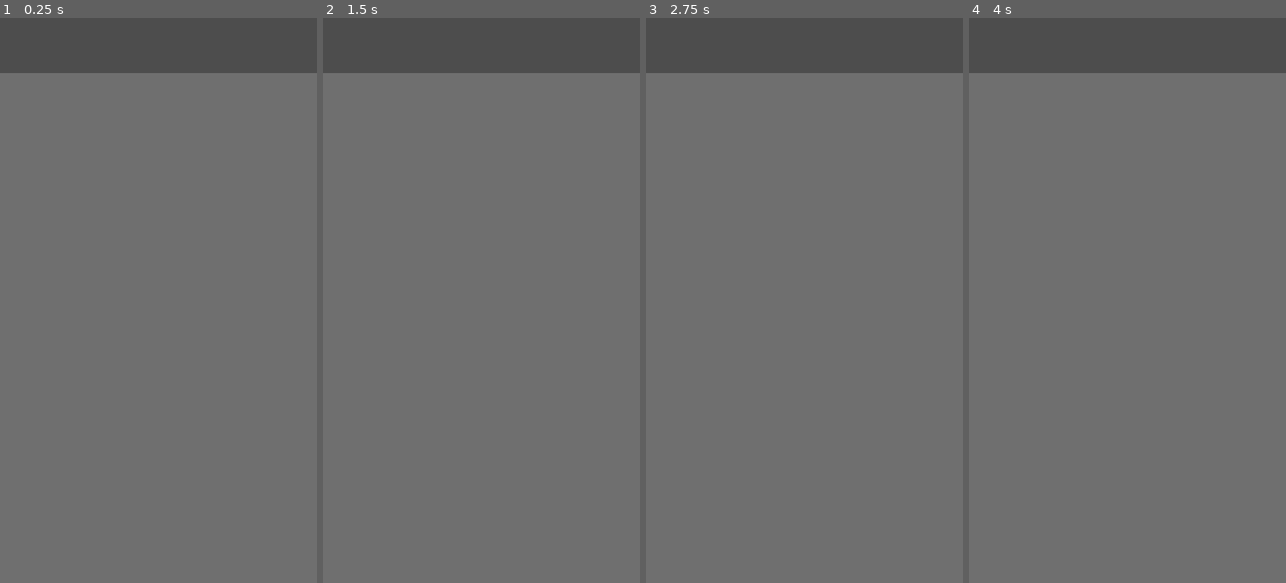
Above: before the commit, frames 1-4 (left to right).
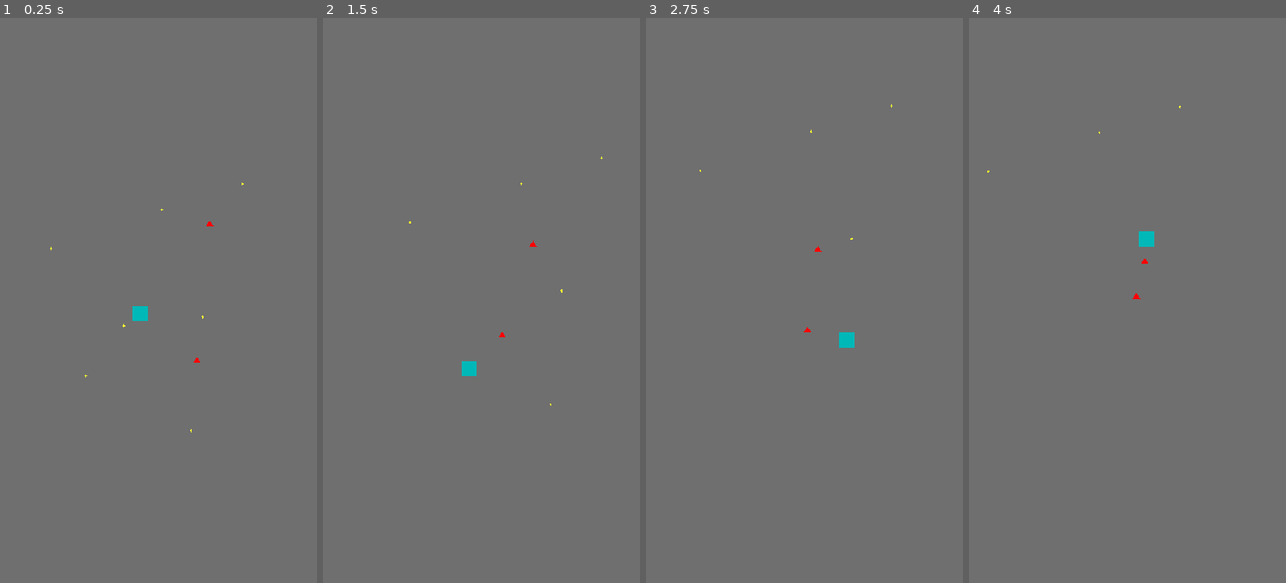
Above: after the commit, the same moments.

Repository: Optimist98/AI-Survivors
Game: Godot game, scene res://main.tscn
The game is run twice, just before and just after one commit, with the same random seed, the same clock (stepped at 60 frames per second) and the same inputs.
Inputs (mouse positions are in pixels of both pictures, inside the frame that each line leads up to):
- Up to frame 1 (0.25 s): no input
- Up to frame 2 (1.5 s): move the mouse to (551, 272) at 0.52 s; click (551, 272) at 0.6 s; move the mouse to (418, 328) at 1.27 s; click (418, 328) at 1.35 s
- Up to frame 3 (2.75 s): move the mouse to (836, 176) at 2.02 s; click (836, 176) at 2.1 s
- Up to frame 4 (4 s): move the mouse to (1111, 413) at 2.77 s; click (1111, 413) at 2.85 s; move the mouse to (1222, 385) at 3.52 s; click (1222, 385) at 3.6 s

The runs differ from the first frame. In frame 1, 9.9% of the frame differs, in the area x 0-100%, y 0-74%; in frame 2, 9.9%; in frame 3, 9.9%; in frame 4, 9.9%.

Commit message:
Map and gem

Diff:
--- a/Enemy.tscn
+++ b/Enemy.tscn
@@ -1,18 +1,17 @@
-[gd_scene load_steps=2 format=3 uid="uid://c2woau2a8dual"]
+[gd_scene format=3 uid="uid://c2woau2a8dual"]
 
 [sub_resource type="CircleShape2D" id="CircleShape2D_34dev"]
-radius = 6.08276
+radius = 6.0
 
-[node name="Enemy" type="CharacterBody2D"]
+[node name="Enemy" type="CharacterBody2D" unique_id=2094675423]
 position = Vector2(242, 295)
 
-[node name="Polygon2D" type="Polygon2D" parent="."]
+[node name="Polygon2D" type="Polygon2D" parent="." unique_id=71863982]
 position = Vector2(0, -1.14441e-05)
-scale = Vector2(1, 1.22222)
 color = Color(1, 0, 0, 1)
-polygon = PackedVector2Array(0, -6, -7, 3, 0, 3, 7, 3)
+polygon = PackedVector2Array(0, -7, -7, 3, 0, 3, 7, 3)
 
-[node name="CollisionShape2D" type="CollisionShape2D" parent="."]
+[node name="CollisionShape2D" type="CollisionShape2D" parent="." unique_id=759735850]
 shape = SubResource("CircleShape2D_34dev")
 
-[node name="Hitbox" type="Area2D" parent="."]
+[node name="Hitbox" type="Area2D" parent="." unique_id=1921591635]
--- a/Player.tscn
+++ b/Player.tscn
@@ -1,27 +1,24 @@
-[gd_scene load_steps=3 format=3 uid="uid://t54hvm2v42yj"]
+[gd_scene format=3 uid="uid://t54hvm2v42yj"]
 
 [sub_resource type="CircleShape2D" id="CircleShape2D_fniaf"]
-radius = 10.3219
+radius = 14.0
 
 [sub_resource type="CircleShape2D" id="CircleShape2D_ojul4"]
-radius = 27.0
+radius = 100.0
 
-[node name="Player" type="CharacterBody2D"]
-position = Vector2(260, 498)
+[node name="Player" type="CharacterBody2D" unique_id=773232642]
+position = Vector2(1500, 1500)
 
-[node name="Polygon2D" type="Polygon2D" parent="."]
+[node name="Polygon2D" type="Polygon2D" parent="." unique_id=1313404270]
 position = Vector2(-1.52588e-05, -1.52588e-05)
 scale = Vector2(1.6358, 1.45109)
 color = Color(0, 0.721569, 0.721569, 1)
-polygon = PackedVector2Array(-8.94654, -9.05471, 8, -9, 8, 9, -8.94654, 9)
+polygon = PackedVector2Array(-7.9472046, -8.95874, 7.9471436, -8.95874, 7.9471436, 8.958862, -7.9472046, 8.958862)
 
-[node name="CollisionShape2D" type="CollisionShape2D" parent="."]
-position = Vector2(-1, 0)
-scale = Vector2(1.36, 1.32)
+[node name="CollisionShape2D" type="CollisionShape2D" parent="." unique_id=374839022]
 shape = SubResource("CircleShape2D_fniaf")
 
-[node name="Radar" type="Area2D" parent="."]
+[node name="Radar" type="Area2D" parent="." unique_id=1347417177]
 
-[node name="CollisionShape2D" type="CollisionShape2D" parent="Radar"]
-scale = Vector2(4, 4)
+[node name="CollisionShape2D" type="CollisionShape2D" parent="Radar" unique_id=1575942098]
 shape = SubResource("CircleShape2D_ojul4")
--- /dev/null
+++ b/Scripts/Gem.gd
@@ -0,0 +1,16 @@
+extends Area2D
+
+
+# Called when the node enters the scene tree for the first time.
+func _ready() -> void:
+    pass # Replace with function body.
+
+
+# Called every frame. 'delta' is the elapsed time since the previous frame.
+func _process(delta: float) -> void:
+    pass
+
+
+func _on_body_entered(body):
+    if body.is_in_group("player"): # Убедись, что игрок в группе "player"
+        queue_free() # Кристалл удаляется из игры
--- a/Scripts/Player.gd
+++ b/Scripts/Player.gd
@@ -50,15 +50,24 @@
      danger[i] = max(danger[i], dot * panic_factor)
 
 func get_interest_weights():
- interest = [0, 0, 0, 0, 0, 0, 0, 0]
+    interest = [0, 0, 0, 0, 0, 0, 0, 0]
+    var gems = get_tree().get_nodes_in_group("gems")
 
- var center_of_map = Vector2(576, 324)
- var direction_to_center = (center_of_map - global_position).normalized()
+    if gems.size() > 0:
+        var closest_gem = null
+        var min_dist = 999999
+        for g in gems:
+            var dist = global_position.distance_to(g.global_position)
+            if dist < min_dist:
+                min_dist = dist
+                closest_gem = g
 
- for i in range(directions.size()):
-  var dot = directions[i].dot(direction_to_center)
-  if dot > 0:
-   interest[i] = dot * 1.0
+        if closest_gem:
+            var dir_to_gem = (closest_gem.global_position - global_position).normalized()
+            for i in range(directions.size()):
+                var dot = directions[i].dot(dir_to_gem)
+                if dot > 0:
+                    interest[i] = dot * 1.5
 
 @export var bullet_scene: PackedScene  # 👈 ВОТ ЭТО ОБЯЗАТЕЛЬНО
 
--- /dev/null
+++ b/gem.tscn
@@ -0,0 +1,18 @@
+[gd_scene format=3 uid="uid://m320mada21do"]
+
+[ext_resource type="Script" uid="uid://bpbb6qg7bd30" path="res://Scripts/Gem.gd" id="1_whk3i"]
+
+[sub_resource type="CircleShape2D" id="CircleShape2D_4ouxv"]
+radius = 3.0
+
+[node name="Gem" type="Area2D" unique_id=1393817956 groups=["gems"]]
+script = ExtResource("1_whk3i")
+
+[node name="CollisionShape2D" type="CollisionShape2D" parent="." unique_id=489801007]
+shape = SubResource("CircleShape2D_4ouxv")
+
+[node name="Polygon2D" type="Polygon2D" parent="." unique_id=652831502]
+color = Color(1, 1, 0.1764706, 1)
+polygon = PackedVector2Array(0, -3, -2, 0, 0, 3, 2, 0)
+
+[connection signal="body_entered" from="." to="." method="_on_body_entered"]
--- a/main.tscn
+++ b/main.tscn
@@ -4,14 +4,26 @@
 [ext_resource type="PackedScene" uid="uid://c2woau2a8dual" path="res://Enemy.tscn" id="2_2iko8"]
 [ext_resource type="Script" uid="uid://crf6wjlf1hghs" path="res://Scripts/Player.gd" id="2_3wbyf"]
 [ext_resource type="PackedScene" uid="uid://bc3nno6demh3p" path="res://bullet.tscn" id="3_lquwl"]
-[ext_resource type="Script" uid="uid://bh7ayw0m85821" path="res://Enemy.gd" id="4_y5s62"]
+[ext_resource type="PackedScene" uid="uid://m320mada21do" path="res://gem.tscn" id="4_7mycd"]
+[ext_resource type="Script" uid="uid://bh7ayw0m85821" path="res://Scripts/Enemy.gd" id="4_y5s62"]
 
 [sub_resource type="RectangleShape2D" id="RectangleShape2D_ilfgn"]
+size = Vector2(3000, 20)
+
+[sub_resource type="RectangleShape2D" id="RectangleShape2D_gd7ey"]
+size = Vector2(20, 3000)
+
+[sub_resource type="RectangleShape2D" id="RectangleShape2D_4ouxv"]
+size = Vector2(20, 3000)
 
 [node name="Main" type="Node2D" unique_id=524066236]
 
+[node name="Floor" type="ColorRect" parent="." unique_id=1143703729]
+offset_right = 3000.0
+offset_bottom = 3000.0
+color = Color(0.435294, 0.435294, 0.435294, 1)
+
 [node name="Player" parent="." unique_id=106796341 groups=["player"] instance=ExtResource("1_yiwbc")]
-position = Vector2(436, 386)
 script = ExtResource("2_3wbyf")
 bullet_scene = ExtResource("3_lquwl")
 
@@ -20,23 +32,53 @@
 drag_horizontal_enabled = true
 drag_vertical_enabled = true
 
+[node name="Gem" parent="." unique_id=1393817956 instance=ExtResource("4_7mycd")]
+position = Vector2(1506, 1346)
+
+[node name="Gem5" parent="." unique_id=863739294 instance=ExtResource("4_7mycd")]
+position = Vector2(1376, 1628)
+
+[node name="Gem6" parent="." unique_id=1306155605 instance=ExtResource("4_7mycd")]
+position = Vector2(1441, 1543)
+
+[node name="Gem7" parent="." unique_id=599855938 instance=ExtResource("4_7mycd")]
+position = Vector2(1556, 1721)
+
+[node name="Gem4" parent="." unique_id=1316042271 instance=ExtResource("4_7mycd")]
+position = Vector2(1575, 1528)
+
+[node name="Gem2" parent="." unique_id=1951041744 instance=ExtResource("4_7mycd")]
+position = Vector2(1643, 1302)
+
+[node name="Gem3" parent="." unique_id=650788895 instance=ExtResource("4_7mycd")]
+position = Vector2(1317, 1412)
+
 [node name="Enemy" parent="." unique_id=1289450568 groups=["enemies"] instance=ExtResource("2_2iko8")]
+position = Vector2(1599, 1355)
 script = ExtResource("4_y5s62")
 
 [node name="Enemy2" parent="." unique_id=1549097031 groups=["enemies"] instance=ExtResource("2_2iko8")]
-position = Vector2(425, 535)
+position = Vector2(1579, 1618)
 script = ExtResource("4_y5s62")
 
 [node name="EnemySpawner" type="Timer" parent="." unique_id=1139673458]
 
-[node name="Floor" type="ColorRect" parent="." unique_id=1143703729]
-offset_right = 3000.0
-offset_bottom = 3000.0
-color = Color(0.435294, 0.435294, 0.435294, 1)
-
 [node name="Walls" type="StaticBody2D" parent="." unique_id=829498542]
 
 [node name="TopWall" type="CollisionShape2D" parent="Walls" unique_id=853850565]
+position = Vector2(1500, 0)
 shape = SubResource("RectangleShape2D_ilfgn")
 
+[node name="BottomWall" type="CollisionShape2D" parent="Walls" unique_id=1554168891]
+position = Vector2(1500, 3000)
+shape = SubResource("RectangleShape2D_ilfgn")
+
+[node name="LeftWall" type="CollisionShape2D" parent="Walls" unique_id=2002004089]
+position = Vector2(0, 1500)
+shape = SubResource("RectangleShape2D_gd7ey")
+
+[node name="RightWall" type="CollisionShape2D" parent="Walls" unique_id=1248037516]
+position = Vector2(3006, 1500)
+shape = SubResource("RectangleShape2D_4ouxv")
+
 [node name="bullet" parent="." unique_id=699015559 instance=ExtResource("3_lquwl")]
Renamed: Enemy.gd -> Scripts/Enemy.gd
Renamed: Enemy.gd.uid -> Scripts/Enemy.gd.uid
Not shown, added: Scripts/Gem.gd.uid
